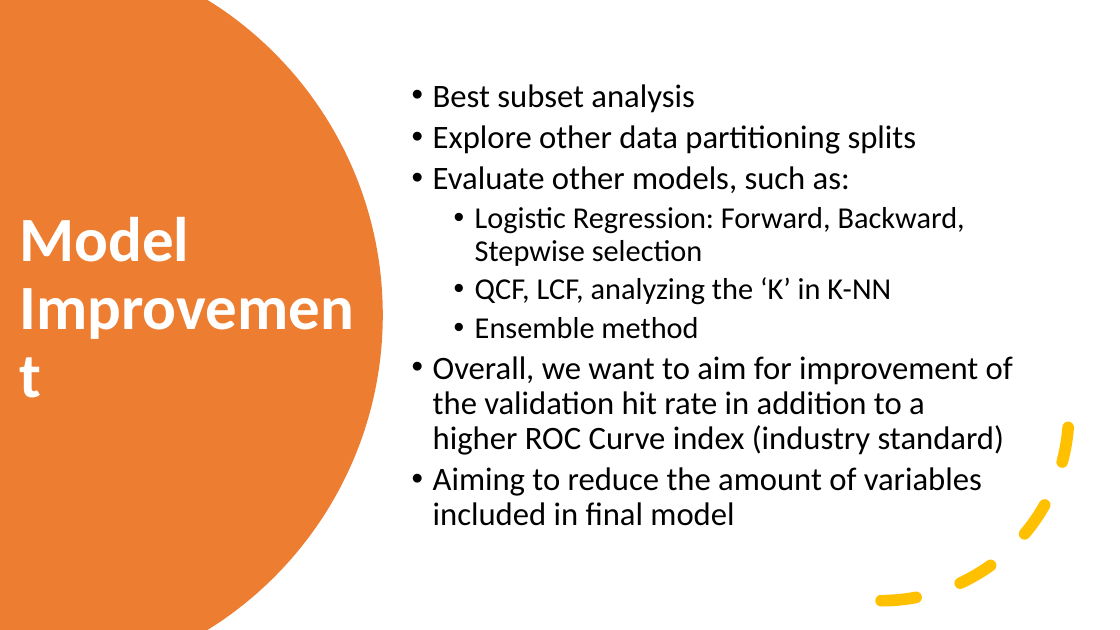
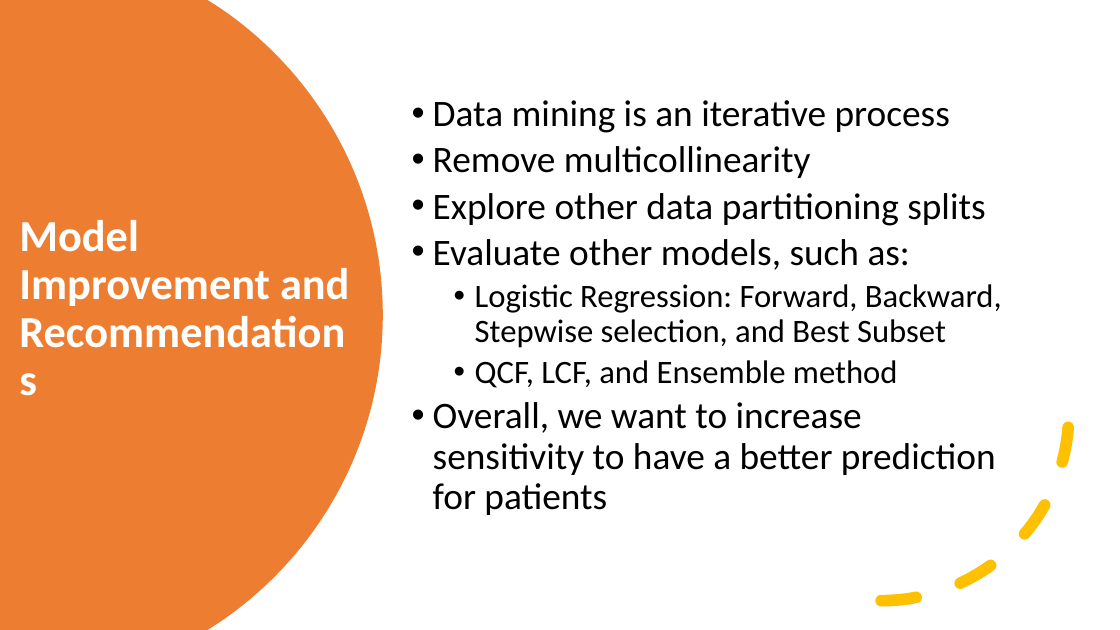
Before and after one commit to tayrotayro/Machine-Learning-Project-ISDS-7070, a slide deck: slide 29 of ckd_presentation.pptx (slide 31 before the commit). Drawn at 1120x630 pixels with LibreOffice and Linux fonts; fonts in the diff are those of the drawing. Boxes give left, top, right and bottom in pixels: in the first picture for what was removed or moved away, otherwise in the second. Text is boxed around its words. In the diff, an @@ line names an element or a change of style, - is before the commit and + after.

```diff
--- a/ckd_presentation.pptx
+++ b/ckd_presentation.pptx
@@ text at (433,100,950,178): text changed; size 28 to 32 pt @@
-    • Best subset analysis
+    • Data mining is an iterative process
+    • Remove multicollinearity
@@ text at (433,193,985,270): size 28 to 32 pt in "Explore other data partitioning splits", "Evaluate other models, such as:" @@
@@ title at (19,220,349,306): text changed; size 54 to 38 pt @@
-Model Improvement
+Model Improvement and Recommendations
@@ text at (433,284,1002,515): text changed @@
-      • Logistic Regression: Forward, Backward, Stepwise selection
-      • QCF, LCF, analyzing the ‘K’ in K-NN
-      • Ensemble method
-    • Overall, we want to aim for improvement of the validation hit rate in addition to a higher ROC Curve index (industry standard)
-    • Aiming to reduce the amount of variables included in final model
+      • Logistic Regression: Forward, Backward, Stepwise selection, and Best Subset
+      • QCF, LCF, and Ensemble method
+    • Overall, we want to increase sensitivity to have a better prediction for patients
```
Also in this commit, not shown: 13 other slides changed, 2 slides removed, 1 other file.
